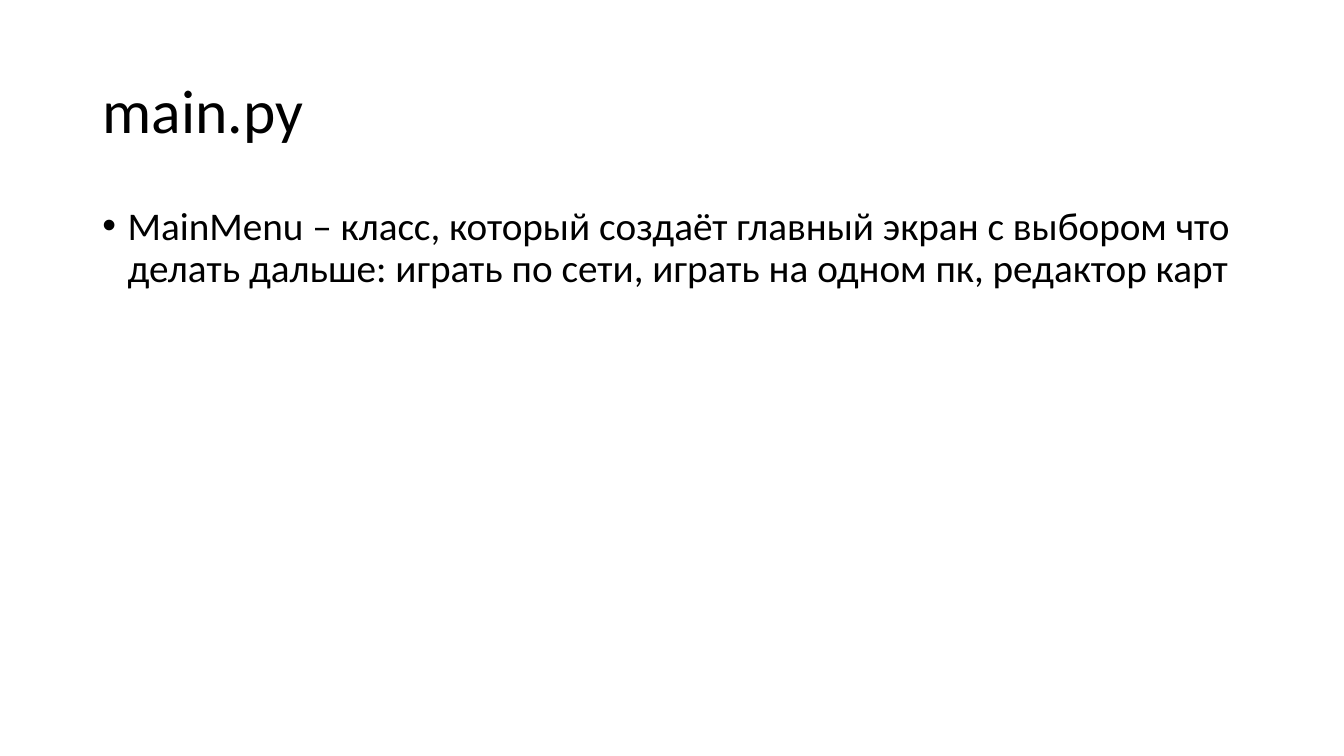
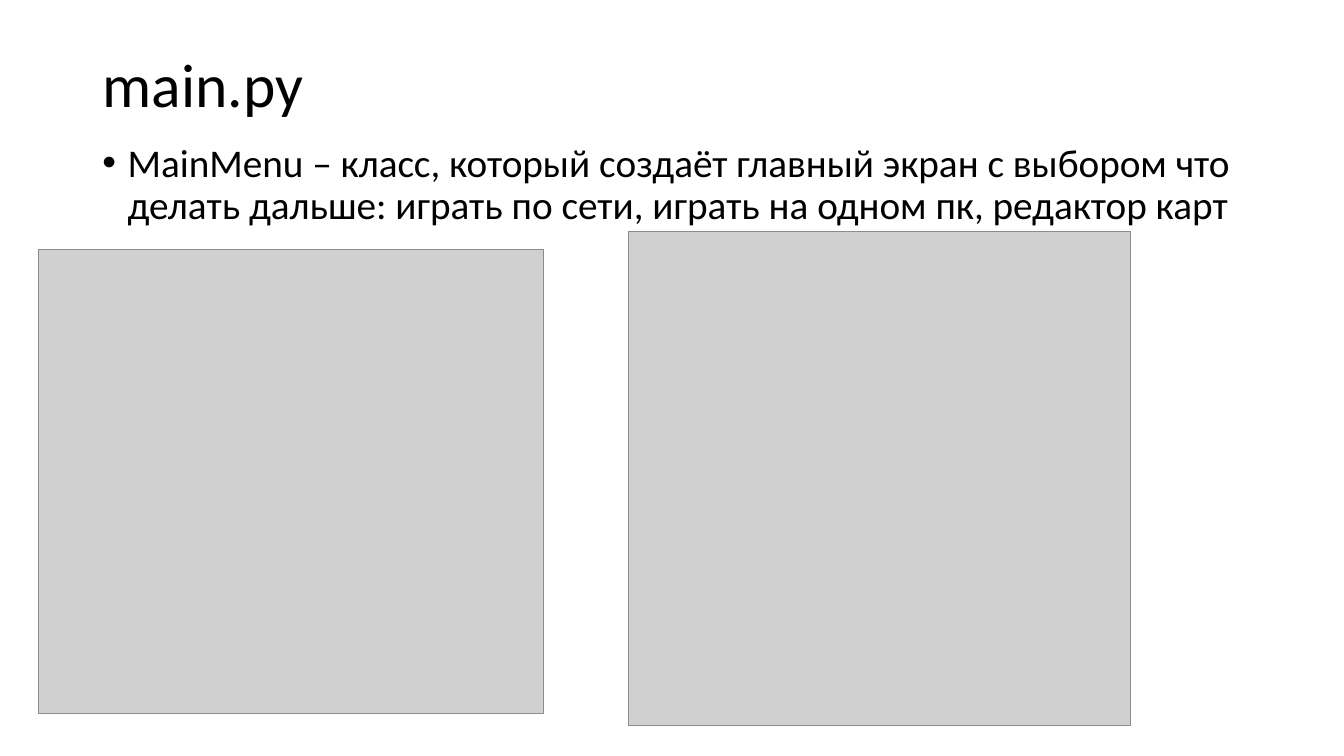
Before and after one commit to cheeeeel/fire-and-water, a slide deck: slide 4 of общие/презетация.pptx. Drawn at 1344x756 pixels with LibreOffice and Linux fonts; fonts in the diff are those of the drawing; grey boxes stand for pictures. Boxes give left, top, right and bottom in pixels: in the first picture for what was removed or moved away, otherwise in the second. Text is boxed around its words. In the diff, an @@ line names an element or a change of style, - is before the commit and + after.

```diff
--- a/общие/презетация.pptx
+++ b/общие/презетация.pptx
@@ title "main.py": place and size @@
-title "main.py" at (102, 90, 303, 143)
+title "main.py" at (102, 64, 303, 117)
@@ text "MainMenu – класс, который создаёт ...": place and size @@
-text "MainMenu – класс, который создаёт ..." at (128, 213, 1230, 289)
+text "MainMenu – класс, который создаёт ..." at (128, 150, 1230, 226)
@@ picture added at (628, 232, 1130, 726) @@
@@ picture added at (38, 249, 543, 714) @@
```
Also in this commit, not shown: 5 other slides changed, 2 slides added, 3 other files.
